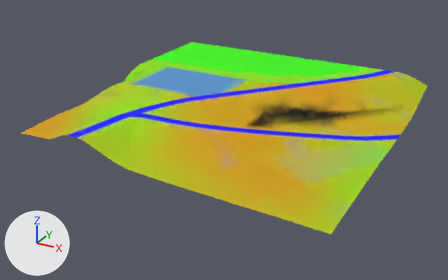
The glTF model games/yorimichi/assets/belmonte/meshes/SM_BM_BT_Terrain_4_3.glb: old version first, new version second.
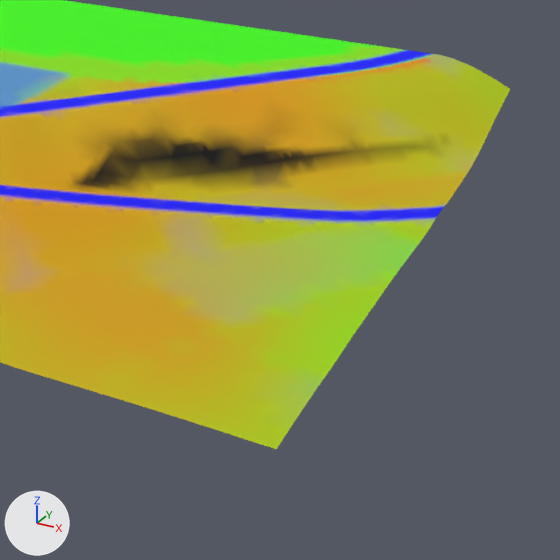
Old and new are each drawn whole from a 50 mm lens placed at (354.0, -148.0, 206.0), pointed at (119.0, 280.0, -8.0) and again close up on the part from 49% to 100% of the width and 18% to 100% of the height. Every picture has the same lights, and +X, +Y and +Z are marked at lower left. The last two pictures show the newer version.

The first close-up shows 'SM_BM_BT_Terrain_4_3'.
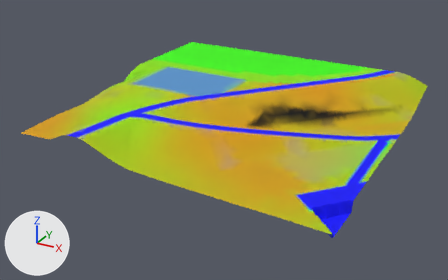
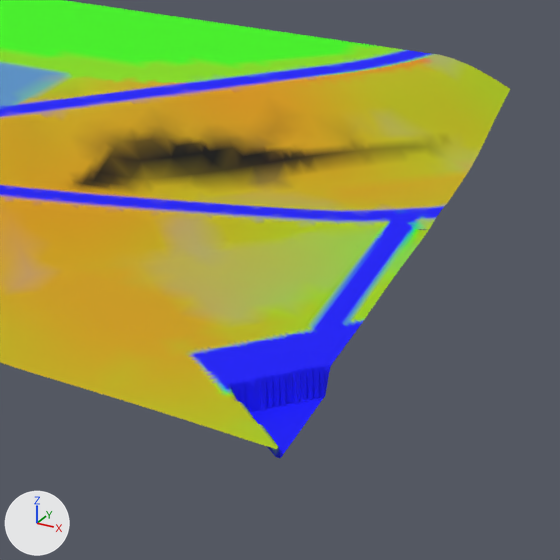
Pixel boxes (x1, y1, x2, y2) of what changed, in the close-ups (560 x 560 px):
'SM_BM_BT_Terrain_4_3', reshaped
    before: (0, 0, 510, 449)
    after: (0, 0, 510, 458)
part 1 of me_sm_bt_terrain_4_3, reshaped
    before: (184, 220, 429, 449)
    after: (97, 125, 429, 458)
part 2 of me_sm_bt_terrain_4_3, edited (looks the same)
    both: (217, 207, 432, 449)

The change in detail:
me_sm_bt_terrain_4_3 is used by ob_sm_bm_bt_terrain_4_3; location (0.0, 0.0, 0.0).
me_sm_bt_terrain_4_3 had 3721 vertices, 7293 faces and spanned x 0.0..256.0, y 168.0..424.0, z 2.0..30.0.
me_sm_bt_terrain_4_3 now has 15021 vertices, 29148 faces and spans x 0.0..256.0, y 168.0..424.0, z -3.0..30.0.
me_sm_bt_terrain_4_3 part 1: 2 vertices moved within x 248.0..252.0, y 200.0..308.0, z 4.0..6.0; 23 vertices removed from x 232.0..256.0, y 176.0..312.0, z 2.0..6.0; 9583 vertices added at x 152.0..256.0, y 169.0..312.0, z -3.0..26.0.
me_sm_bt_terrain_4_3 part 2: 34 kept faces spanning x 240.0..256.0, y 168.0..324.0, z 2.0..7.0 get new vertex colours.
Other edits to the shape of me_sm_bt_terrain_4_3 do not show in these pictures.
